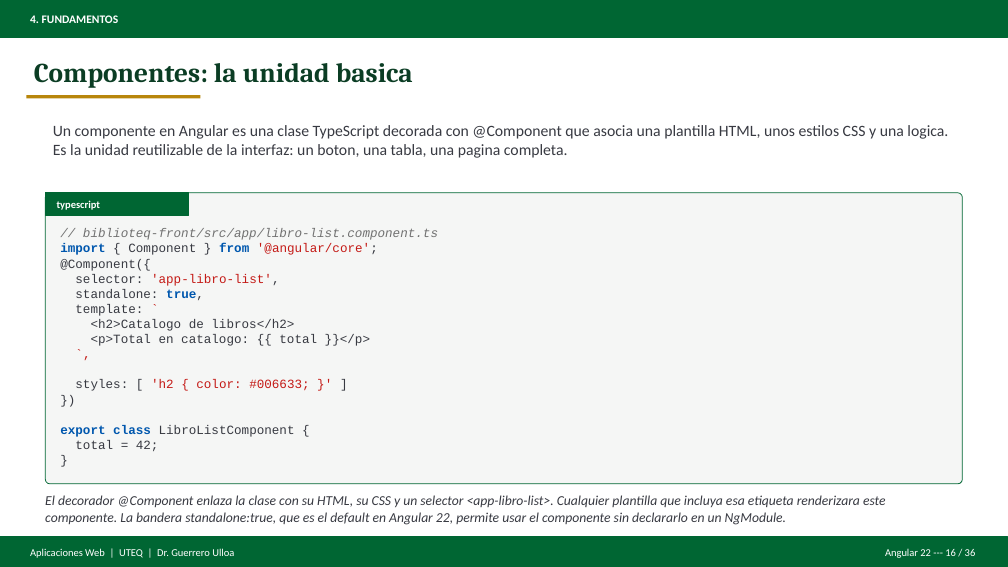
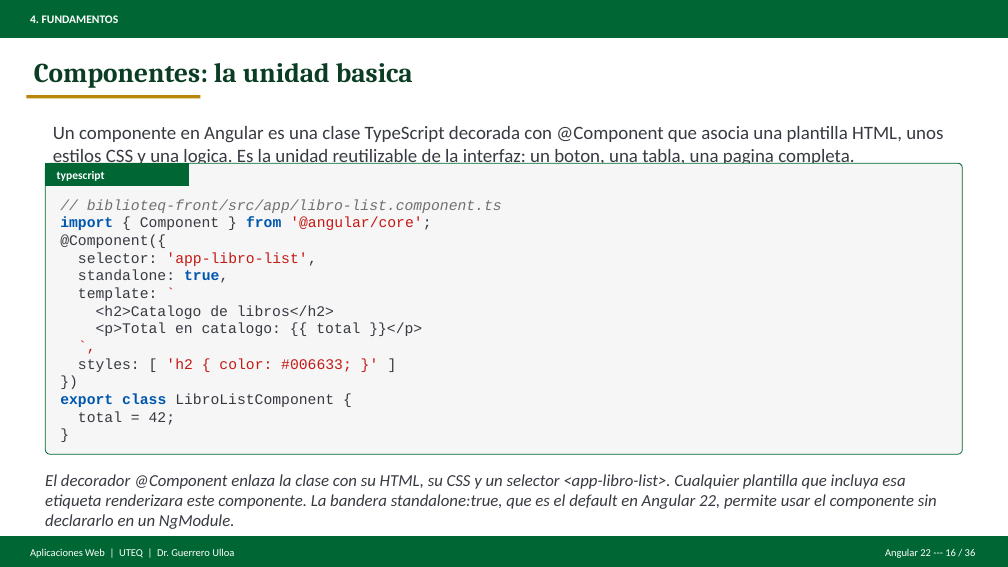
Before and after one commit to gleiston-guerrero/Asignaturas, a slide deck: slide 16 of AplicacionesWeb/Material de clases/Presentaciones/Deck_Angular22_REST.pptx. Drawn at 1008x567 pixels with LibreOffice and Linux fonts; fonts in the diff are those of the drawing. Boxes give left, top, right and bottom in pixels: in the first picture for what was removed or moved away, otherwise in the second. Text is boxed around its words. In the diff, an @@ line names an element or a change of style, - is before the commit and + after.

Commit message:
Material AppWeb - Angular

```diff
--- a/AplicacionesWeb/Material de clases/Presentaciones/Deck_Angular22_REST.pptx
+++ b/AplicacionesWeb/Material de clases/Presentaciones/Deck_Angular22_REST.pptx
@@ text "Un componente en Angular es ..." at <box>53,126,943,167</box>: size 15 to 18 pt @@
@@ 2 texts, 1 rounded rectangle, 1 rectangle: place and size @@
-2 texts, 1 rounded rectangle, 1 rectangle at <box>45,193,963,484</box>
+2 texts, 1 rounded rectangle, 1 rectangle at <box>45,163,963,454</box>
@@ text "typescript" at <box>57,171,105,181</box>: size 10 to 11 pt @@
@@ text "// biblioteq-front/src/app/libro-list.component.ts import {  ..." at <box>60,199,502,425</box>: size 12 to 14 pt @@
@@ text "El decorador @Component enlaza la ...": place and size @@
-text "El decorador @Component enlaza la ..." at <box>45,495,886,525</box>
+text "El decorador @Component enlaza la ..." at <box>45,474,937,509</box>
@@ text "El decorador @Component enlaza la ..." at <box>45,474,937,509</box>: size 13 to 16 pt @@
```
Also in this commit, not shown: 7 other slides changed, 5 other files.
